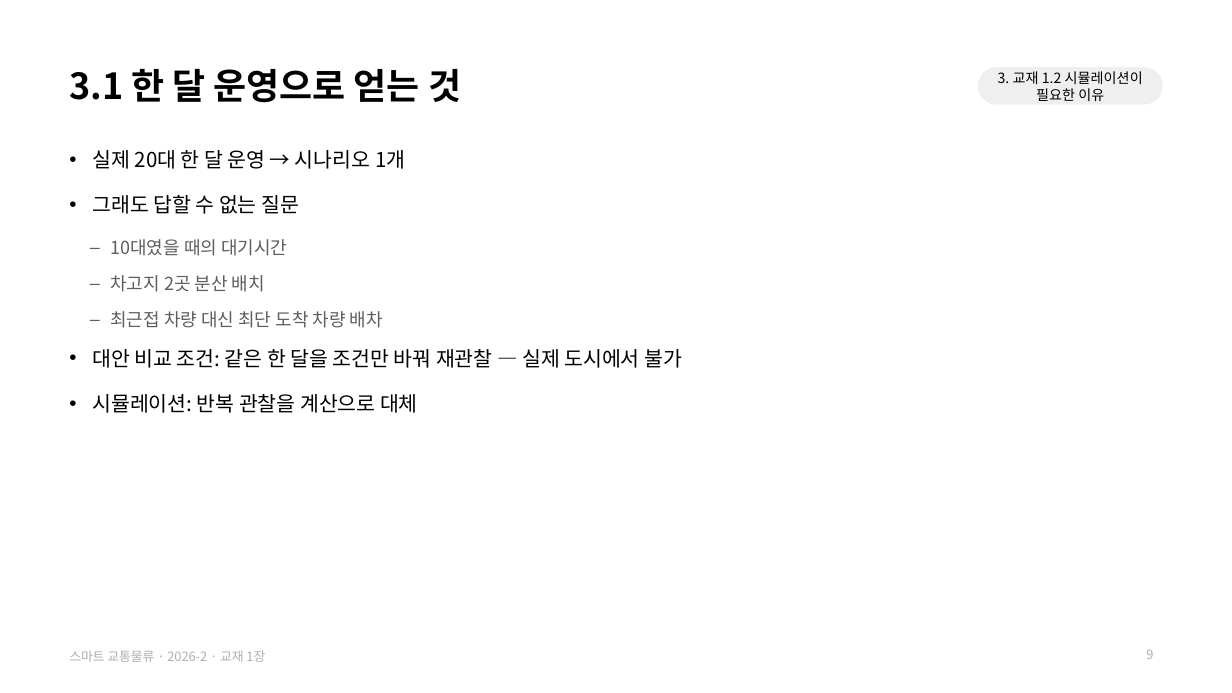
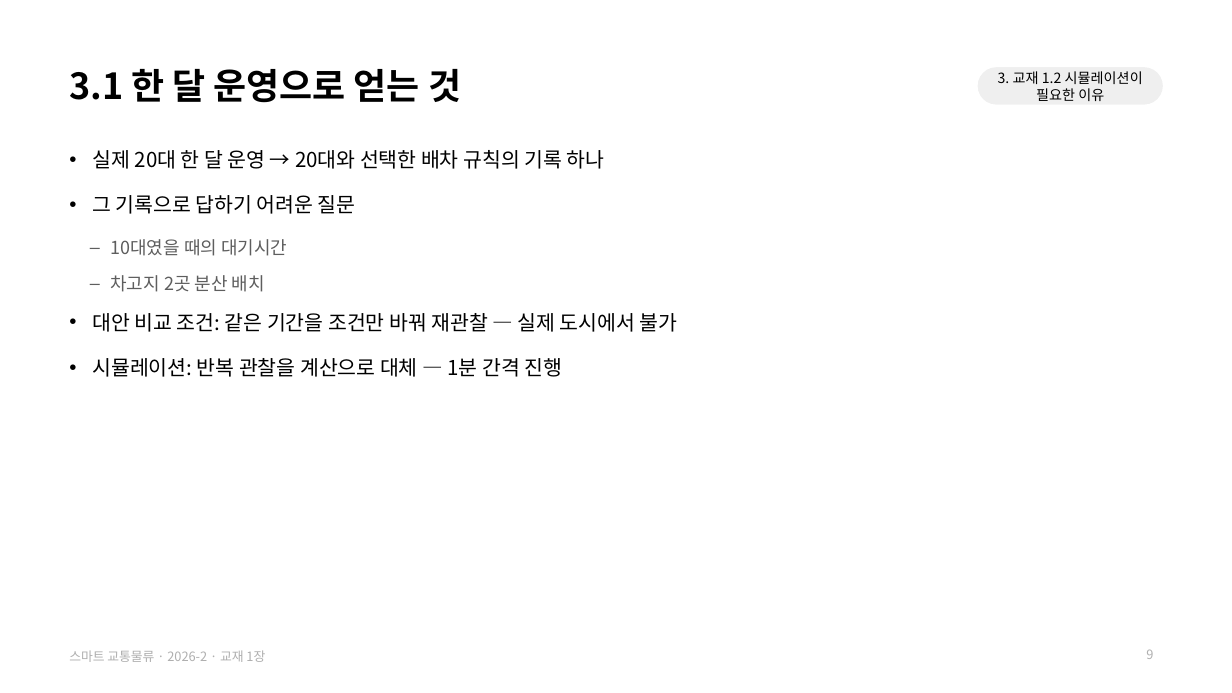
Before and after one commit to jihoyeo/smart-transport-logistics, a slide deck: slide 9 of slides/week01/ch01_why.pptx. Drawn at 1232x693 pixels with LibreOffice and Linux fonts; fonts in the diff are those of the drawing. Boxes give left, top, right and bottom in pixels: in the first picture for what was removed or moved away, otherwise in the second. Text is boxed around its words. In the diff, an @@ line names an element or a change of style, - is before the commit and + after.

```diff
--- a/slides/week01/ch01_why.pptx
+++ b/slides/week01/ch01_why.pptx
@@ text at <box>92,150,605,214</box>: text changed @@
-• 실제 20대 한 달 운영 → 시나리오 1개
-• 그래도 답할 수 없는 질문
+• 실제 20대 한 달 운영 → 20대와 선택한 배차 규칙의 기록 하나
+• 그 기록으로 답하기 어려운 질문
@@ text at <box>92,313,678,377</box>: text changed @@
-  – 최근접 차량 대신 최단 도착 차량 배차
-• 대안 비교 조건: 같은 한 달을 조건만 바꿔 재관찰 — 실제 도시에서 불가
-• 시뮬레이션: 반복 관찰을 계산으로 대체
+• 대안 비교 조건: 같은 기간을 조건만 바꿔 재관찰 — 실제 도시에서 불가
+• 시뮬레이션: 반복 관찰을 계산으로 대체 — 1분 간격 진행
```
Also in this commit, not shown: 14 other slides changed, 1 other file.
